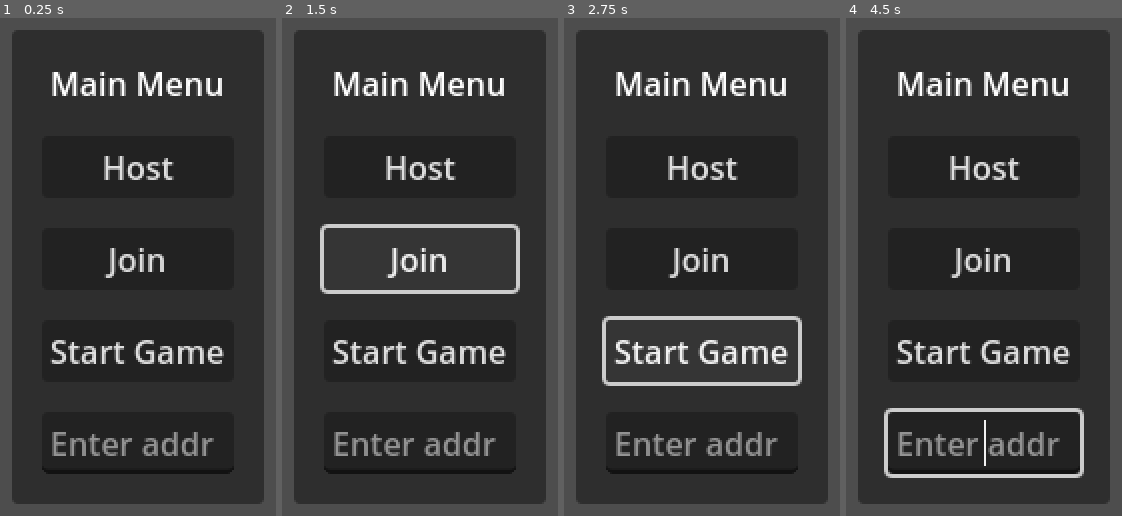
Above: before the commit, frames 1-4 (left to right).
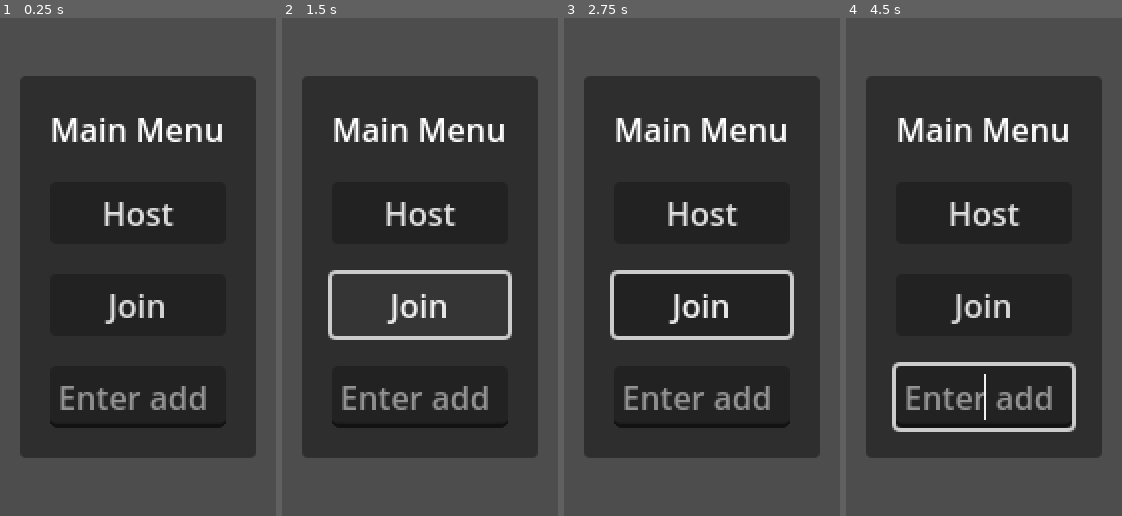
Above: after the commit, the same moments.

Repository: qdanq/Battle-duo
Game: Godot game, scene res://world.tscn
The game is run twice, just before and just after one commit, with the same random seed, the same clock (stepped at 60 frames per second) and the same inputs.
Inputs (mouse positions are in pixels of both pictures, inside the frame that each line leads up to):
- Up to frame 1 (0.25 s): no input
- Up to frame 2 (1.5 s): click "Host" at 0.5 s; click "Join" at 1.25 s
- Up to frame 3 (2.75 s): click (702, 351) at 2 s, where only the run before the commit has a clickable "Start Game"
- Up to frame 4 (4.5 s): click (984, 351) at 2.75 s, where only the run before the commit has a clickable "Start Game"; move the mouse to (outside the picture) at 3.52 s; hold Right (ui_right) 3.53-4.28 s; click (outside the picture) at 3.6 s; move the mouse to (outside the picture) at 4.27 s; hold Down (ui_down) from 4.28 s (still down); click (outside the picture) at 4.35 s

The runs differ from the first frame. In frame 1, 30% of the frame differs, in the area x 4-96%, y 2-98%; in frame 2, 33%; in frame 3, 33%; in frame 4, 32%.
Error in both runs: Invalid access to property or key 'peer_connected_to_server' on a base object of type 'SceneMultiplayer'. (res://world.gd:18)

Commit message:
Back to older commit.
"Change res to FHD"

Diff:
--- a/world.tscn
+++ b/world.tscn
@@ -37,7 +37,7 @@
 
 [node name="CanvasLayer" type="CanvasLayer" parent="."]
 
-[node name="Lobby" type="PanelContainer" parent="CanvasLayer"]
+[node name="MainMenu" type="PanelContainer" parent="CanvasLayer"]
 anchors_preset = 15
 anchor_right = 1.0
 anchor_bottom = 1.0
@@ -48,36 +48,32 @@
 grow_horizontal = 2
 grow_vertical = 2
 
-[node name="MarginContainer" type="MarginContainer" parent="CanvasLayer/Lobby"]
+[node name="MarginContainer" type="MarginContainer" parent="CanvasLayer/MainMenu"]
 layout_mode = 2
 theme_override_constants/margin_left = 15
 theme_override_constants/margin_top = 15
 theme_override_constants/margin_right = 15
 theme_override_constants/margin_bottom = 15
 
-[node name="VBoxContainer" type="VBoxContainer" parent="CanvasLayer/Lobby/MarginContainer"]
+[node name="VBoxContainer" type="VBoxContainer" parent="CanvasLayer/MainMenu/MarginContainer"]
 layout_mode = 2
 theme_override_constants/separation = 15
 
-[node name="Label" type="Label" parent="CanvasLayer/Lobby/MarginContainer/VBoxContainer"]
+[node name="Label" type="Label" parent="CanvasLayer/MainMenu/MarginContainer/VBoxContainer"]
 layout_mode = 2
 text = "Main Menu"
 horizontal_alignment = 1
 vertical_alignment = 1
 
-[node name="HostButton" type="Button" parent="CanvasLayer/Lobby/MarginContainer/VBoxContainer"]
+[node name="HostButton" type="Button" parent="CanvasLayer/MainMenu/MarginContainer/VBoxContainer"]
 layout_mode = 2
 text = "Host"
 
-[node name="JoinButton" type="Button" parent="CanvasLayer/Lobby/MarginContainer/VBoxContainer"]
+[node name="JoinButton" type="Button" parent="CanvasLayer/MainMenu/MarginContainer/VBoxContainer"]
 layout_mode = 2
 text = "Join"
 
-[node name="StartGame" type="Button" parent="CanvasLayer/Lobby/MarginContainer/VBoxContainer"]
-layout_mode = 2
-text = "Start Game"
-
-[node name="AddressEntry" type="LineEdit" parent="CanvasLayer/Lobby/MarginContainer/VBoxContainer"]
+[node name="AddressEntry" type="LineEdit" parent="CanvasLayer/MainMenu/MarginContainer/VBoxContainer"]
 layout_mode = 2
 placeholder_text = "Enter address"
 alignment = 1
@@ -130,7 +126,6 @@
 _spawnable_scenes = PackedStringArray("res://player.tscn")
 spawn_path = NodePath("..")
 
-[connection signal="button_down" from="CanvasLayer/Lobby/MarginContainer/VBoxContainer/HostButton" to="." method="_on_host_button_button_down"]
-[connection signal="button_down" from="CanvasLayer/Lobby/MarginContainer/VBoxContainer/JoinButton" to="." method="_on_join_button_button_down"]
-[connection signal="button_down" from="CanvasLayer/Lobby/MarginContainer/VBoxContainer/StartGame" to="." method="_on_start_game_button_down"]
+[connection signal="pressed" from="CanvasLayer/MainMenu/MarginContainer/VBoxContainer/HostButton" to="." method="_on_host_button_pressed"]
+[connection signal="pressed" from="CanvasLayer/MainMenu/MarginContainer/VBoxContainer/JoinButton" to="." method="_on_join_button_pressed"]
 [connection signal="spawned" from="MultiplayerSpawner" to="." method="_on_multiplayer_spawner_spawned"]
